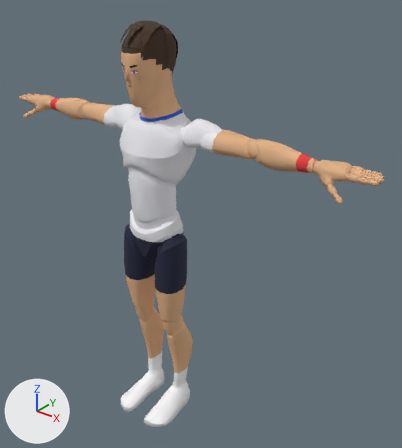
Renders of the glTF model sweetspot/models/players/p01.glb from each side of a commit.
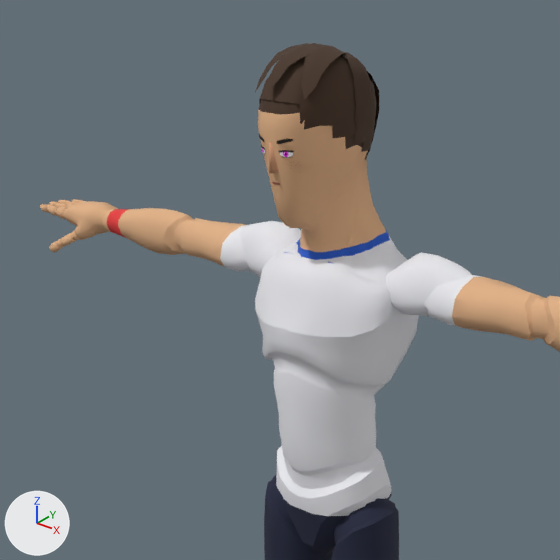
Each version is shown whole from a 50 mm camera at (1.57, -1.64, 2.1) aimed at (0.15, 0.13, 1.01), then close up on the part from 0% to 65% of the width and 0% to 59% of the height. Every picture has the same lights, and +X, +Y and +Z are marked at lower left. The first two pictures are the older version. Vertices at exactly the same position are counted once.

In view in the first close-up: 'Body', 'Hair' and 2 more.
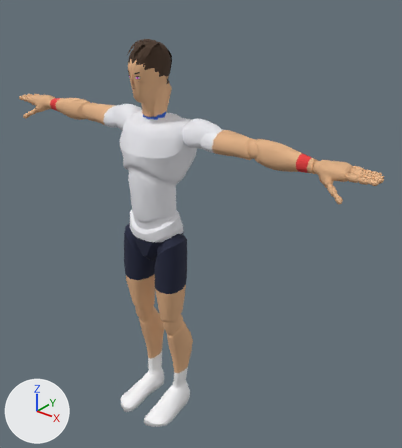
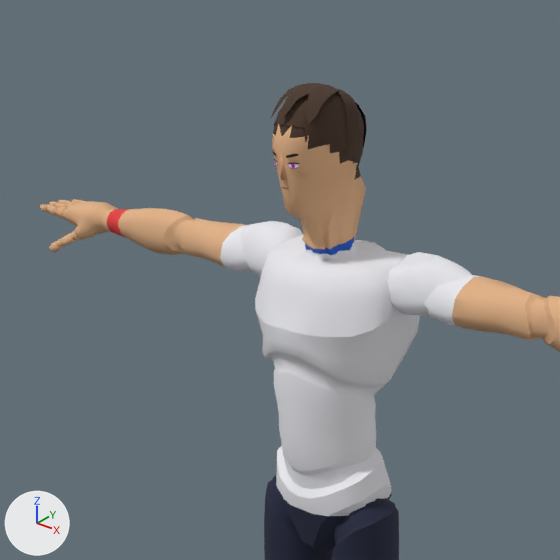
What differs and where, as boxes (x1, y1, x2, y2) in the close-ups (560 x 560 px; the box of a moved part takes in the faces that stretch with it):
'Body', reshaped: before (40, 62, 560, 560); after (40, 98, 560, 560)
'Hair', reshaped (22% narrower, 25% shorter): before (255, 43, 379, 160); after (271, 83, 367, 170)
part 1 of me_mannequin, moved or reshaped: before (246, 62, 438, 303); after (246, 98, 438, 303)
part 2 of me_mannequin, surface changed: before (262, 100, 367, 177); after (276, 124, 361, 179)
part 3 of me_hair, moved or reshaped: before (255, 43, 346, 100); after (271, 83, 339, 124)
part 4 of me_hair, moved or reshaped: before (259, 52, 379, 160); after (274, 89, 367, 170)

Edits to the bpy script that builds the scene:
```text
Change me_mannequin:
    used by ob_body; location = (0.0, 0.0, 0.0)
    remove me_mannequin.from_pydata(...)  # 7378 vertices, 14511 faces; spans x -0.97..0.97, y -0.21..0.14, z 0.0..1.86
    add me_mannequin.from_pydata(...)  # 7376 vertices, 14507 faces; spans x -0.97..0.97, y -0.21..0.14, z 0.0..1.79
    me_mannequin part 1: 272 vertices moved from x -0.21..0.21, y -0.13..0.14, z 1.32..1.85 to x -0.21..0.21, y -0.1..0.14, z 1.33..1.79; 150 vertices removed from x -0.13..0.13, y -0.06..0.13, z 1.48..1.86; 148 vertices added at x -0.13..0.13, y -0.05..0.1, z 1.48..1.79
    me_mannequin part 2: 7 kept faces spanning x -0.04..0.04, y -0.1..0.09, z 1.51..1.75 get new texture (UV) coordinates
Change me_hair:
    used by ob_hair; location = (0.0, 0.0, 0.0)
    remove me_hair.from_pydata(...)  # 414 vertices, 784 faces; spans x -0.09..0.09, y -0.126..0.127, z 1.627..1.875
    add me_hair.from_pydata(...)  # 414 vertices, 784 faces; spans x -0.07..0.07, y -0.098..0.097, z 1.606..1.807
    me_hair part 3: the loose piece of 84 vertices spanning x -0.07..0.07, y -0.126..0.061, z 1.793..1.875 is scaled about its middle by (0.762, 0.758, 0.715), then moved by (0.0, 0.007, -0.057)
    me_hair part 4: 330 of 414 vertices moved; they spanned x -0.09..0.09, y -0.115..0.127, z 1.627..1.861 and now span x -0.07..0.07, y -0.089..0.097, z 1.606..1.796; mean shift (0.0, -0.008, -0.044); largest move (0.03, 0.055, 1.856) -> (0.022, 0.04, 1.793)
```
